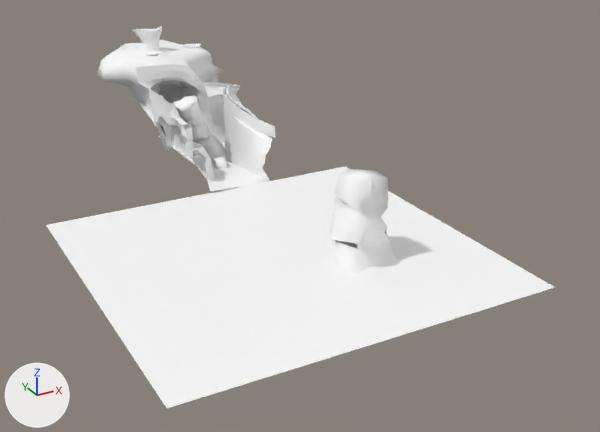
An edit to the FBX model Assets/Models/Cliff.fbx, drawn before and after from the same camera.
The view is the same before and after, from a 50 mm camera at (-14.4, -37.5, 13.5) aimed at (4.2, -3.6, -3.5). Lighting does not change. The marker at lower left points along +X, +Y and +Z. Where no turn or scale is listed for an object, it has been applied to the vertices. Vertices at the same position are counted once.

Names of what the first picture shows: 'Cliff'.
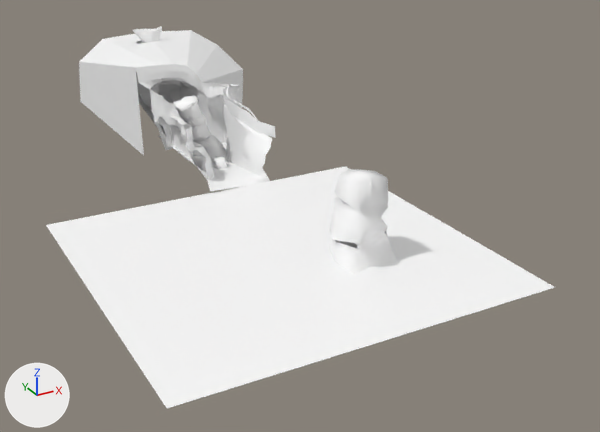
Boxes (x1, y1, x2, y2) around the edits, measured in the pictures (600 x 432 px):
part 1 of me_mesh, built on: before (127, 86, 276, 167); after (79, 30, 276, 167)

The change, as a diff of the scene's bpy script:
```diff
--- a/Assets/Models/Cliff.fbx.py
+++ b/Assets/Models/Cliff.fbx.py
@@ me_mesh @@
 # used by ob_cliff; location = (0.0, 0.0, 0.0)
-me_mesh.from_pydata(...)  # 1591 vertices, 1508 faces; spans x -8.2..8.0, y -18.0..17.8, z -2.1..3.2
+me_mesh.from_pydata(...)  # 1623 vertices, 1539 faces; spans x -8.2..9.3, y -18.0..18.9, z -2.1..3.2
+# me_mesh part 1
+# 5 vertices are removed from x 2.3..2.8, y -2.0..0.4, z -0.2..2.1
+# 13 faces are deleted
+# 3 vertices in x 2.3..2.7, y -1.3..-0.6, z 1.5..1.7 move by (0.0, 0.0, 0.1)
+# 15 vertices move from x 1.8..2.7, y -2.4..15.8, z -1.7..2.0 to x 2.2..2.8, y -2.4..15.8, z -1.8..1.9
+# 37 vertices are added at x -1.0..9.3, y -2.0..18.9, z -2.1..2.4
+# 28 new faces join them, mat_rock_texture (its picture is missing)
+# 16 new faces join them, mat_rock_inside (its picture is missing)
 me_mesh.materials.append(mat_rock_texture)
```
